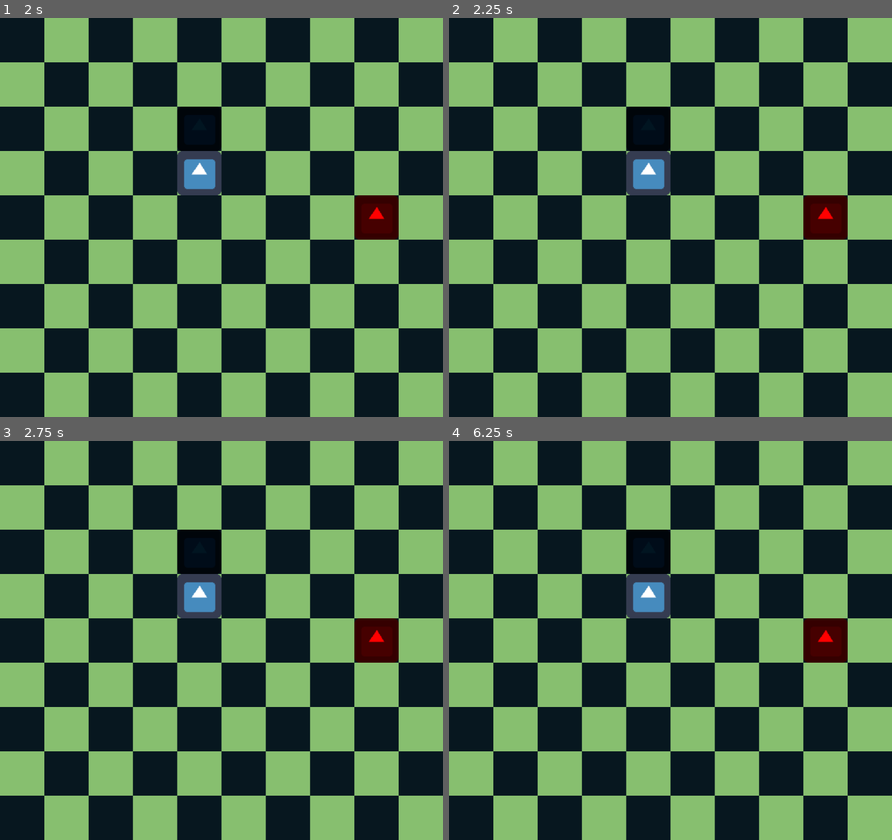
Above: before the commit, frames 1-4 (two rows, left to right).
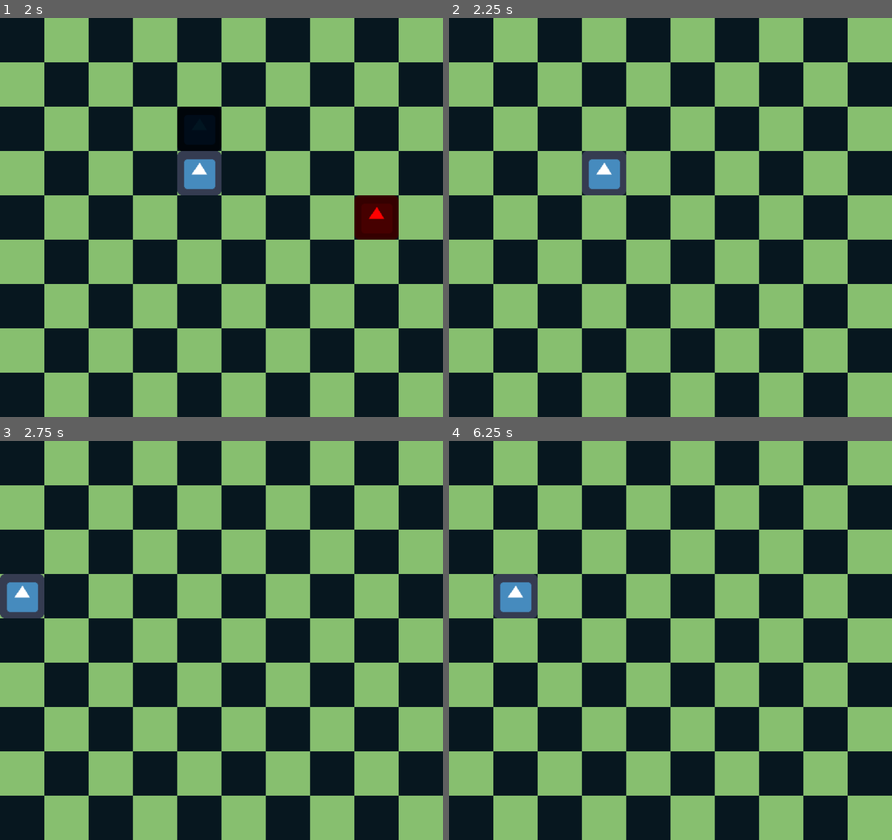
Above: after the commit, the same moments.

Repository: Eadric-the-Unwise/tilegrid
Game: Godot game, scene res://Main.tscn
Same seed, same stepped clock (60 frames per second), same inputs: the game is played once before the commit and once after it. The engine's default icon, where the game draws it, is replaced by a stand-in: a white triangle on a blue panel in a dark square.
Inputs:
- Up to frame 1 (2 s): tap Enter at 0.5 s; hold Space (select, bound only after the commit) 0.53-1.28 s; hold W (move_up) from 0.53 s (still down); tap Space (select, bound only after the commit) at 1.35 s
- Up to frame 2 (2.25 s): tap Enter at 2 s; release W (move_up) at 2.03 s; hold A (move_left) from 2.03 s (still down); hold Space (select, bound only after the commit) from 2.03 s (still down)
- Up to frame 3 (2.75 s): keep holding A (move_left); keep holding Space (select, bound only after the commit)
- Up to frame 4 (6.25 s): release Space (select, bound only after the commit) at 2.78 s; tap Space (select, bound only after the commit) at 2.85, 3.5, 4.35, 5, 5.85 s; release A (move_left) at 3.53 s; hold S (move_down) 3.53-4.28 s; hold Space (select, bound only after the commit) 3.53-4.28 s; tap Enter at 4.25 s; hold D (move_right) 4.28-5.03 s; hold W (move_up) 5.03-5.78 s; hold Space (select, bound only after the commit) 5.03-5.78 s; hold D (move_right) from 5.78 s (still down)

Frame 1 is identical in both runs. In frame 2, 3.3% of the frame differs, in the area x 30-90%, y 33-56%; in frame 3, 3.3%, in the area x 0-90%, y 33-56%; in frame 4, 3.3%.

Commit message:
add print combat commands

Diff:
--- a/Enemy.gd
+++ b/Enemy.gd
@@ -1,4 +1,6 @@
 extends KinematicBody2D
+
+var health := 10
 
 export var move_pattern := [Vector2.ZERO, Vector2.ZERO, Vector2.ZERO, Vector2.ZERO]
 var index : int = 0
@@ -6,15 +8,26 @@
 var cell_size := 48
 # "16x16" unit
 var unit_size := 96
+
 export var spawn_point := Vector2.ZERO
 
 # Called when the node enters the scene tree for the first time.
 func _ready() -> void:
 	# Set player starting position
 	position = spawn_point
-	Autoload.connect("PlayerMovedSignal", self, "_on_Player_Moved")
+	Autoload.connect("PlayerMovedSignal", self, "_on_player_moved")
+	Autoload.connect("PlayerAttackSignal", self, "_on_player_attacked")
 
-func _on_Player_Moved():
+func _on_player_moved():
 	position += move_pattern[index % 4] * unit_size
 	index += 1
 	print("Enemy Index: " + str(index% 4))
+
+
+func _on_player_attacked(damage: int):
+	health -= damage
+	print("Enemy takes " + str(damage) + " damage!")
+	if health <= 0:
+		queue_free()
+		print("Enemy dies!")
+		Autoload.player.in_combat = false
--- a/Player.gd
+++ b/Player.gd
@@ -2,6 +2,7 @@
 extends KinematicBody2D
 
 onready var move_timer := $MoveTimer
+onready var attack_timer := $AttackTimer
 
 onready var area := $Area2D
 
@@ -22,15 +23,24 @@
 	Autoload.player = self
 	area.connect("body_entered", self, "_on_Area2D_body_entered")
 
+func _process(_delta: float) -> void:
+	if move_timer.time_left == 0.0:
+		_move_player()
+	if in_combat && attack_timer.time_left == 0.0:
+		render_combat()
+
 
 func _on_Area2D_body_entered(body: Node):
 	in_combat = true
 	if in_combat:
-		print("in_combat")
+		print("ENTERED COMBAT!")
 
-func _process(_delta: float) -> void:
-	if move_timer.time_left == 0.0:
-		_move_player()
+
+func render_combat():
+		if Input.is_action_pressed("select"):
+			print("Attack!")
+			attack_timer.start()
+			Autoload.emit_signal("PlayerAttackSignal", 5)
 
 func _move_player():
 
--- a/Player.tscn
+++ b/Player.tscn
@@ -33,6 +33,9 @@
 one_shot = true
 autostart = true
 
+[node name="AttackTimer" type="Timer" parent="."]
+one_shot = true
+
 [node name="CollisionShape2D" type="CollisionShape2D" parent="."]
 visible = false
 position = Vector2( 48, 48 )
--- a/autoload.gd
+++ b/autoload.gd
@@ -8,3 +8,5 @@
 onready var player : KinematicBody2D
 # Autoload.EventSignal
 signal PlayerMovedSignal
+
+signal PlayerAttackSignal
--- a/project.godot
+++ b/project.godot
@@ -49,6 +49,11 @@
 "events": [ Object(InputEventKey,"resource_local_to_scene":false,"resource_name":"","device":0,"alt":false,"shift":false,"control":false,"meta":false,"command":false,"pressed":false,"scancode":0,"physical_scancode":83,"unicode":0,"echo":false,"script":null)
  ]
 }
+select={
+"deadzone": 0.5,
+"events": [ Object(InputEventKey,"resource_local_to_scene":false,"resource_name":"","device":0,"alt":false,"shift":false,"control":false,"meta":false,"command":false,"pressed":false,"scancode":0,"physical_scancode":32,"unicode":0,"echo":false,"script":null)
+ ]
+}
 
 [physics]
 
